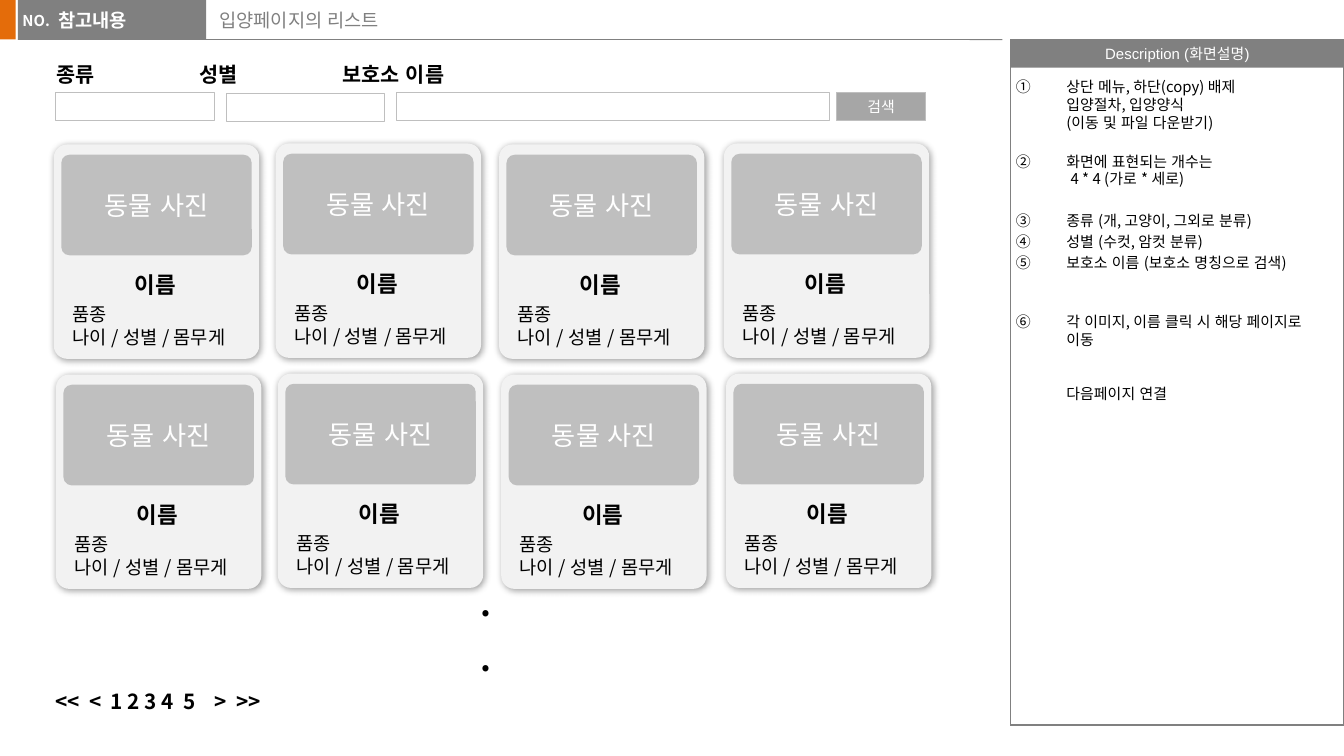
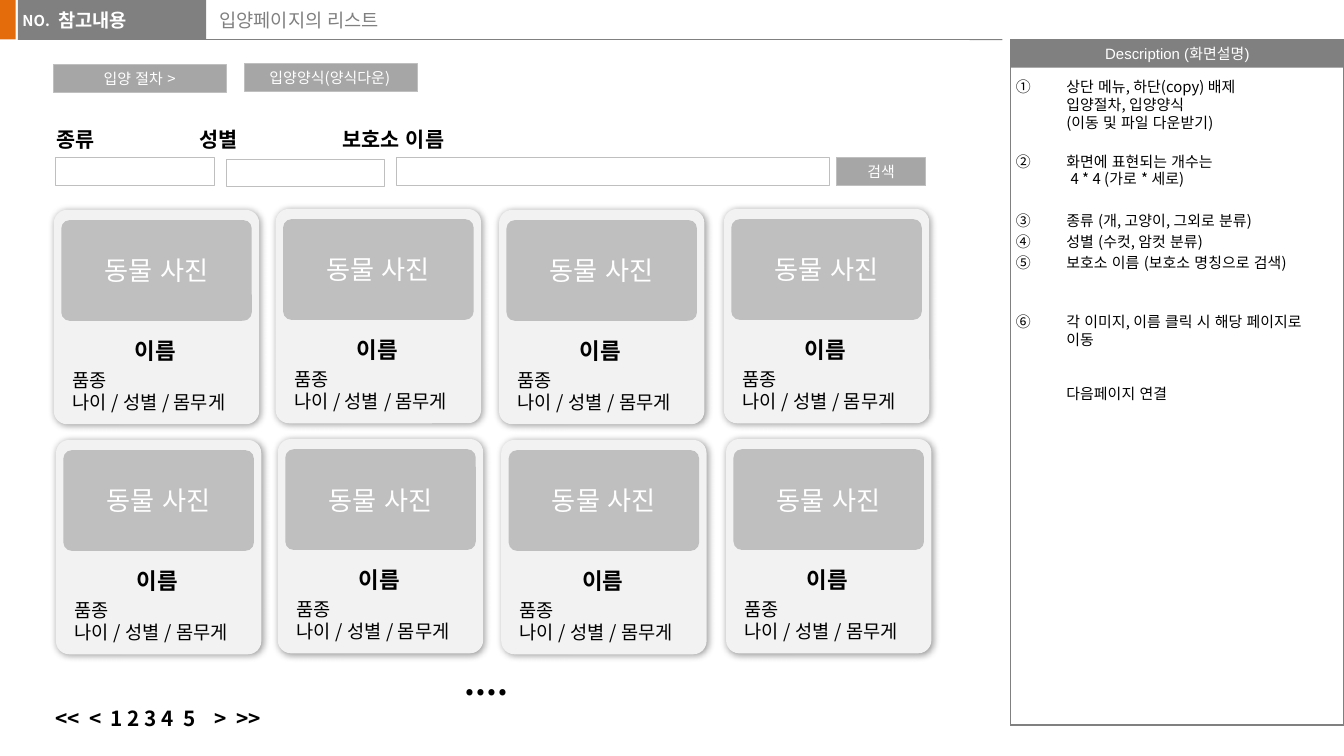
Before and after one commit to jaemikim/Notes, a slide deck: slide 4 of 기획문서/보보 (가칭)_v1-1.pptx (slide 6 before the commit). Drawn at 1344x756 pixels with LibreOffice and Linux fonts; fonts in the diff are those of the drawing; background and template pictures are left out. Boxes give left, top, right and bottom in pixels: in the first picture for what was removed or moved away, otherwise in the second. Text is boxed around its words. In the diff, an @@ line names an element or a change of style, - is before the commit and + after.

```diff
--- a/기획문서/보보 (가칭)_v1-1.pptx
+++ b/기획문서/보보 (가칭)_v1-1.pptx
@@ rectangle added at (52, 65, 226, 93), fill #A6A6A6, outline #BFBFBF 0.5 pt, 8 pt, text #FFFFFF @@
+입양 절차 >
@@ rectangle added at (245, 65, 418, 93), fill #A6A6A6, outline #BFBFBF 0.5 pt, 8 pt, text #FFFFFF @@
+입양양식(양식다운)
@@ 17 texts, 16 rounded rectangles, 4 rectangles: place and size @@
-17 texts, 16 rounded rectangles, 4 rectangles at (54, 64, 931, 590)
+17 texts, 16 rounded rectangles, 4 rectangles at (54, 129, 931, 655)
@@ text at (102, 660, 870, 694): text changed @@
-.
-.
+....
@@ text "<< < 1 2 3 ...": place and size @@
-text "<< < 1 2 3 ..." at (111, 693, 196, 710)
+text "<< < 1 2 3 ..." at (111, 710, 196, 727)
```
Also in this commit, not shown: 4 other slides changed, 3 slides added, 2 slides removed, 4 other files.
